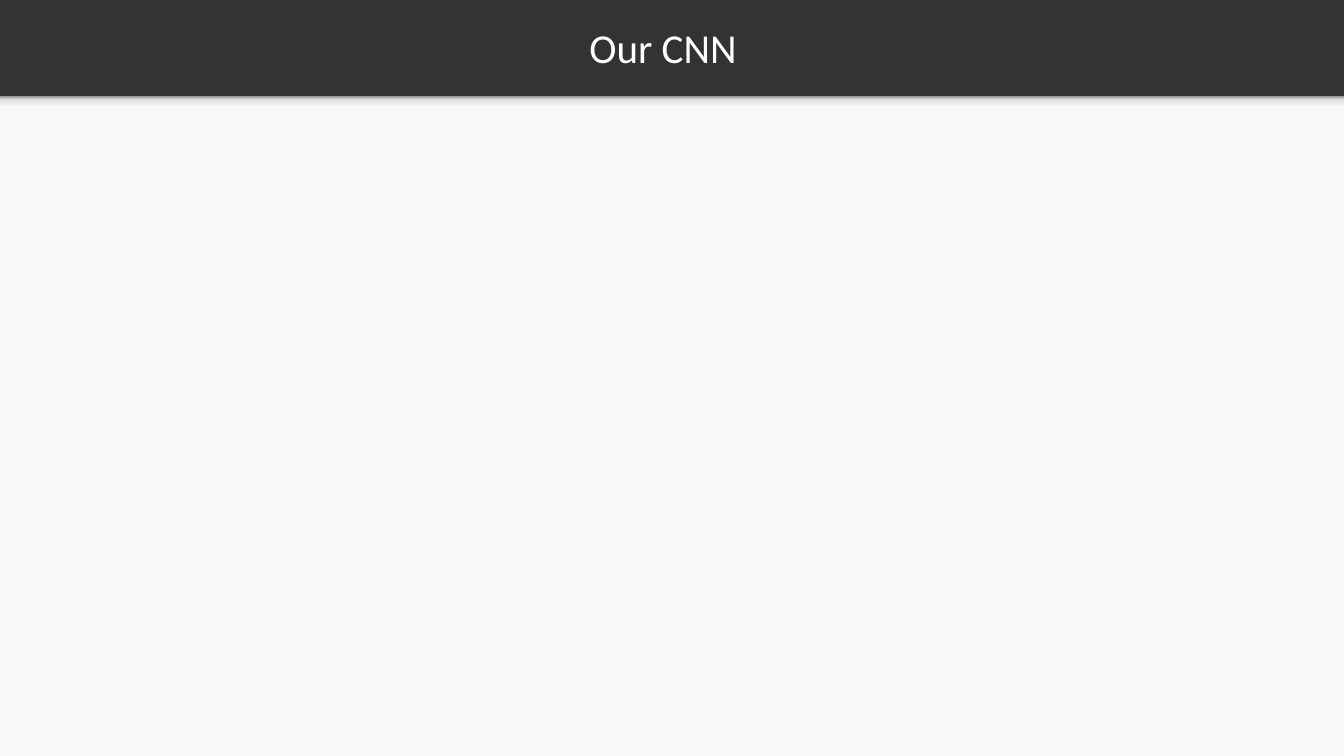
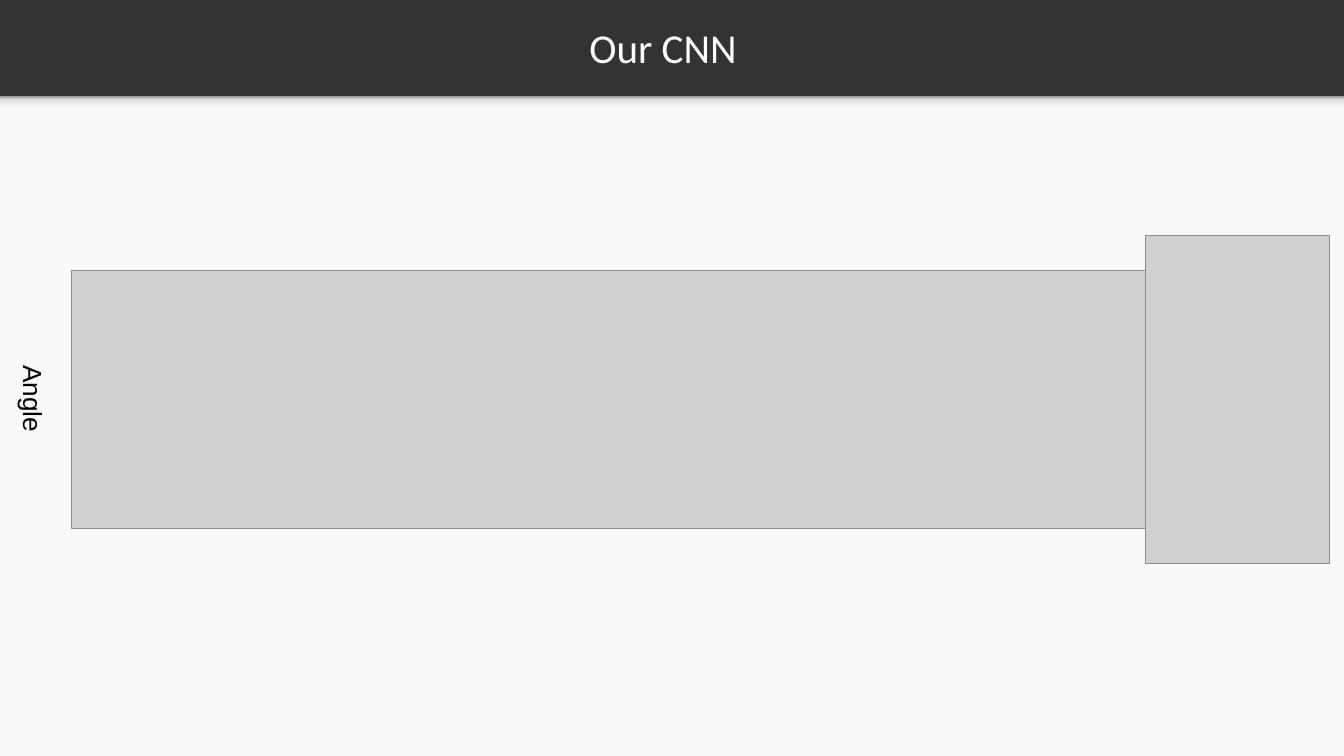
Before and after one commit to markstrefford/1.-Learning-Python-AI-by-Example, a slide deck: slide 18 of 4. Predicting the steering angle of a car/Slides/4.1.pptx. Drawn at 1344x756 pixels with LibreOffice and Linux fonts; fonts in the diff are those of the drawing; grey boxes stand for pictures. Boxes give left, top, right and bottom in pixels: in the first picture for what was removed or moved away, otherwise in the second. Text is boxed around its words. In the diff, an @@ line names an element or a change of style, - is before the commit and + after.

```diff
--- a/4. Predicting the steering angle of a car/Slides/4.1.pptx
+++ b/4. Predicting the steering angle of a car/Slides/4.1.pptx
@@ picture added at <box>1145,236,1330,563</box> @@
@@ picture added at <box>71,270,1202,528</box> @@
@@ text added at <box>18,371,47,430</box>, 28 pt, text #000000 @@
+Angle
```
Also in this commit, not shown: 5 other slides changed, 2 slides added, 2 other files.
